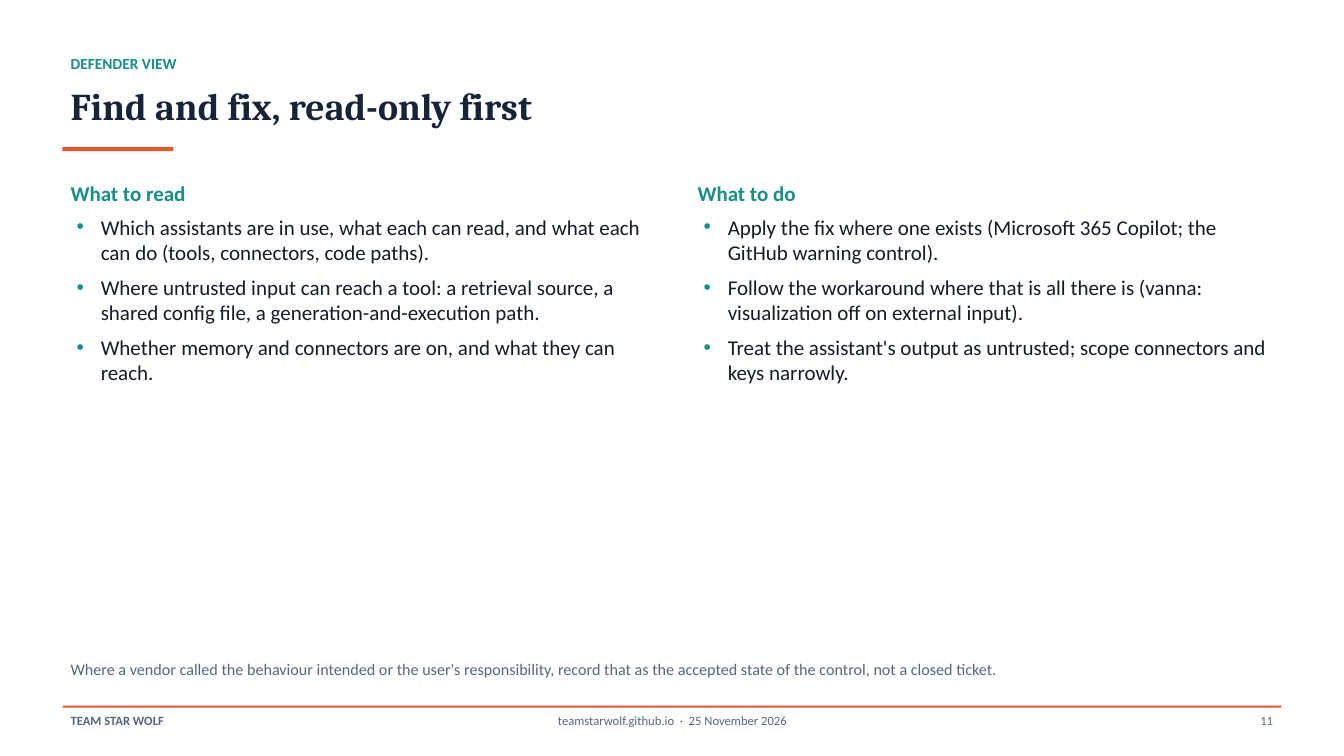
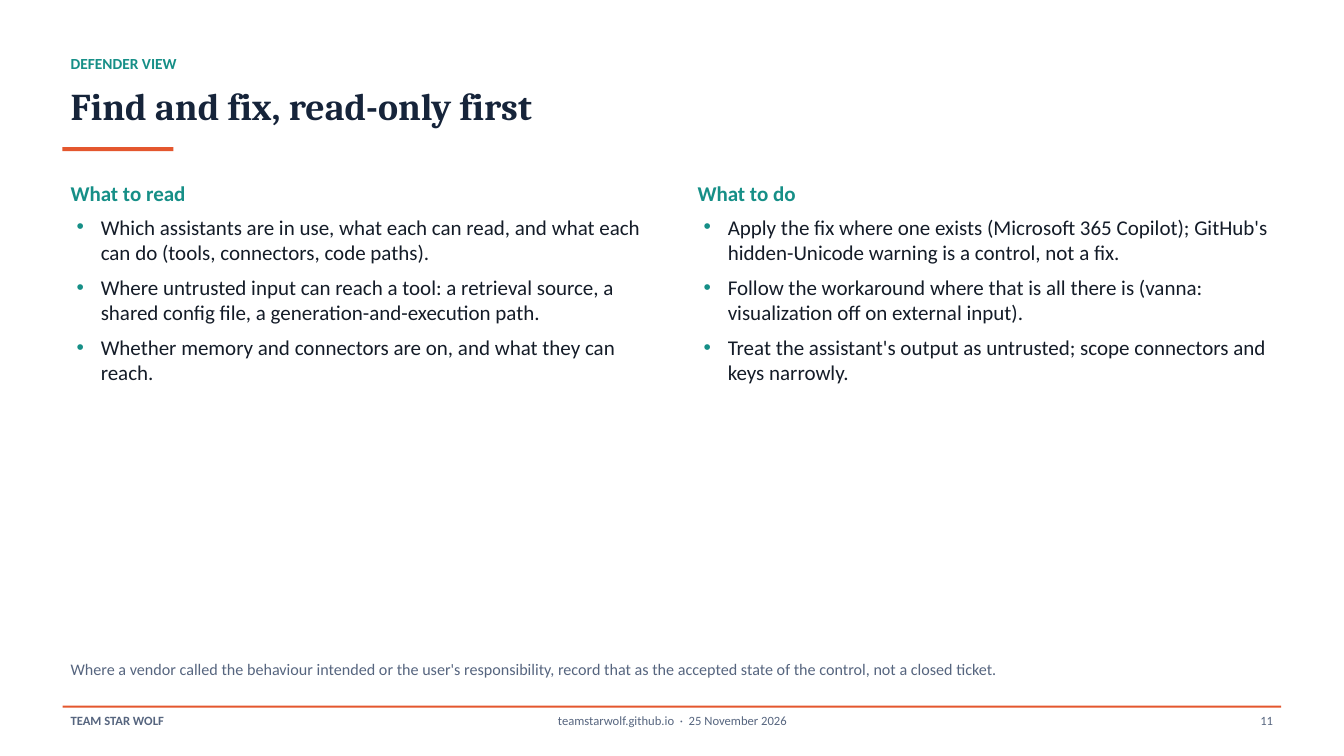
Before and after one commit to TeamStarWolf/TeamStarWolf, a slide deck: slide 11 of case-studies/slides/AI_Assistant_Prompt_Injection_Case_Study.pptx. Drawn at 1344x756 pixels with LibreOffice and Linux fonts; fonts in the diff are those of the drawing. Boxes give left, top, right and bottom in pixels: in the first picture for what was removed or moved away, otherwise in the second. Text is boxed around its words. In the diff, an @@ line names an element or a change of style, - is before the commit and + after.

```diff
--- a/case-studies/slides/AI_Assistant_Prompt_Injection_Case_Study.pptx
+++ b/case-studies/slides/AI_Assistant_Prompt_Injection_Case_Study.pptx
@@ text at bbox=[728, 220, 1267, 264]: text changed @@
-• Apply the fix where one exists (Microsoft 365 Copilot; the GitHub warning control).
+• Apply the fix where one exists (Microsoft 365 Copilot); GitHub's hidden-Unicode warning is a control, not a fix.
```
Also in this commit, not shown: 3 other slides changed, 3 other files.
